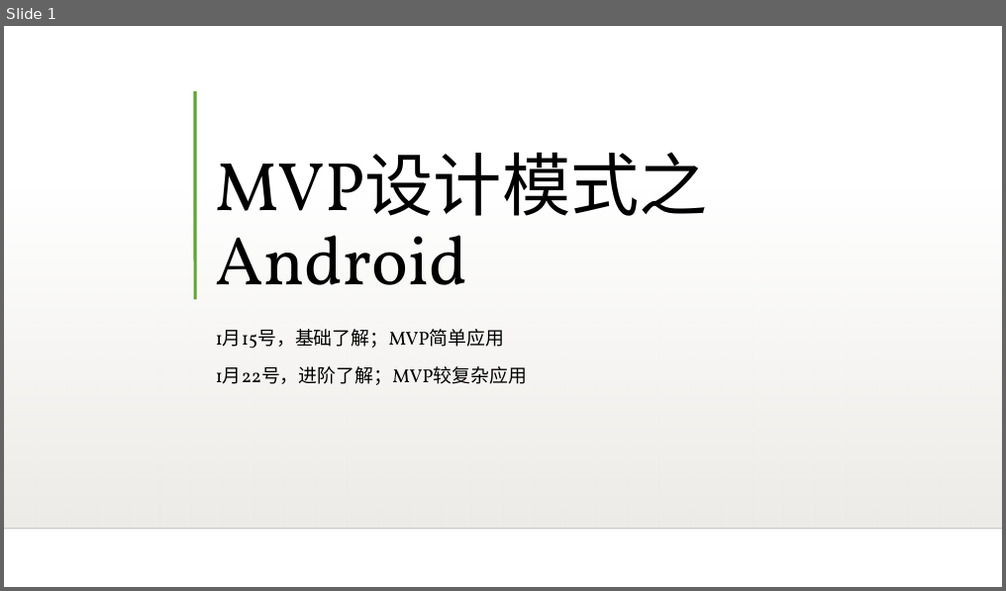
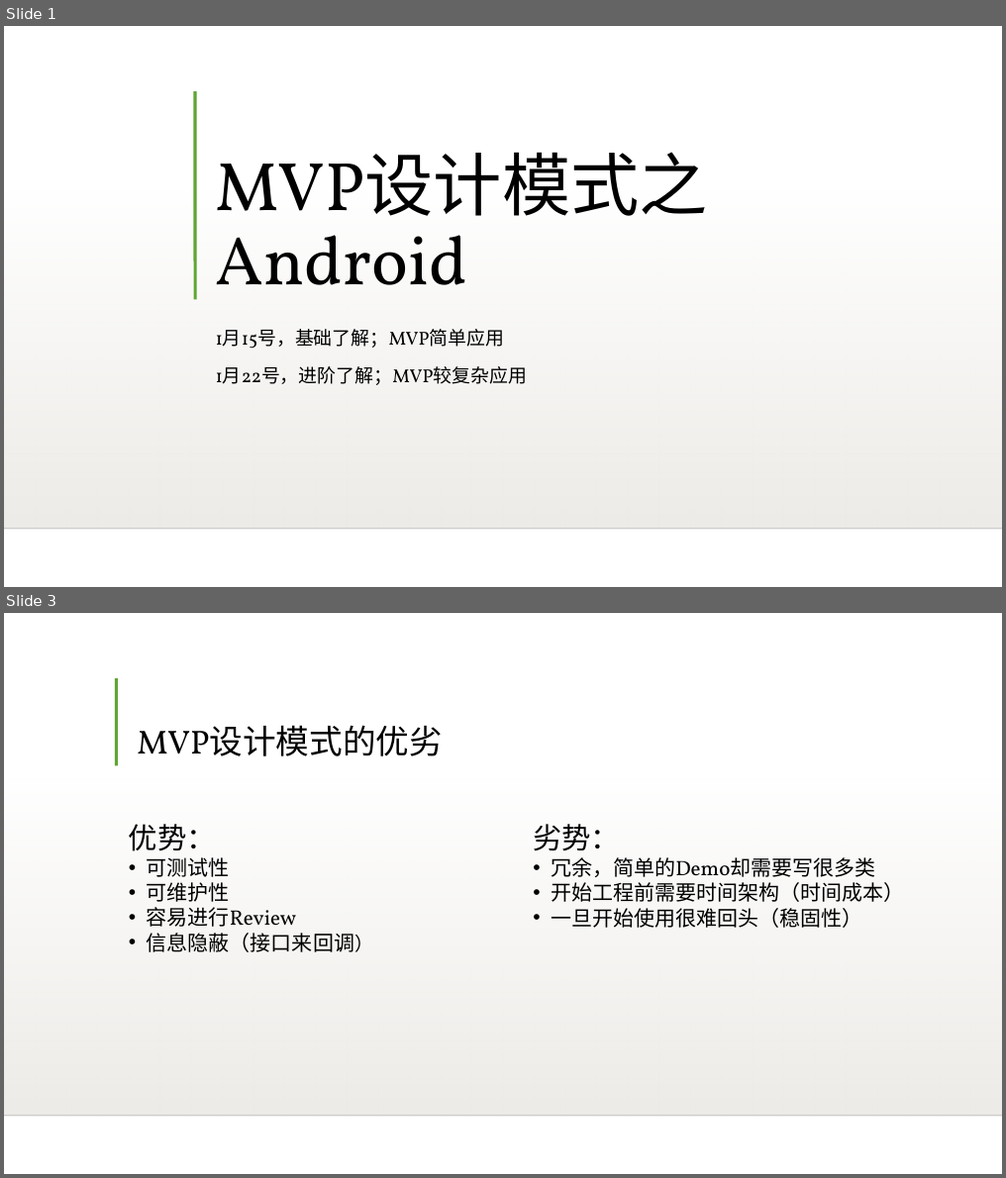
Before and after one commit to Yongcoder315/LearnUtils, a slide deck: MVP设计模式之Android.ppt. Shown one above the other, each under a label of ours: slide 1 before the commit, slides 1 and 3 after it; the slides between them are not shown. The pictures are 1006x591 and 1006x1178 pixels, drawn with LibreOffice and Linux fonts; fonts in the diff are those of the drawing; background and template pictures are left out. Boxes give left, top, right and bottom in pixels: in the first picture for what was removed or moved away, otherwise in the second. Text is boxed around its words. In the diff, an @@ line names an element or a change of style, - is before the commit and + after.

```diff
--- a/MVP设计模式之Android.ppt
+++ b/MVP设计模式之Android.ppt
@@ slide 3 added at (4,613,1002,1174), background picture (left out); not listed: 2 template elements that a slide beside it also shows @@
@@ line added from (116, 678) to (116, 765), #5FA534 3 pt @@
@@ title added at (137,725,442,757), 32 pt, text #000000 @@
+MVP设计模式的优劣
@@ text added at (129,824,354,953), 20 pt, text #000000 @@
+优势：
+• 可测试性
+• 可维护性
+• 容易进行Review
+• 信息隐蔽（接口来回调）
@@ text added at (533,824,905,928), 20 pt, text #000000 @@
+劣势：
+• 冗余，简单的Demo却需要写很多类
+• 开始工程前需要时间架构（时间成本）
+• 一旦开始使用很难回头（稳固性）
```
Also in this commit, not shown: 1 slide changed, 8 other slides added.
